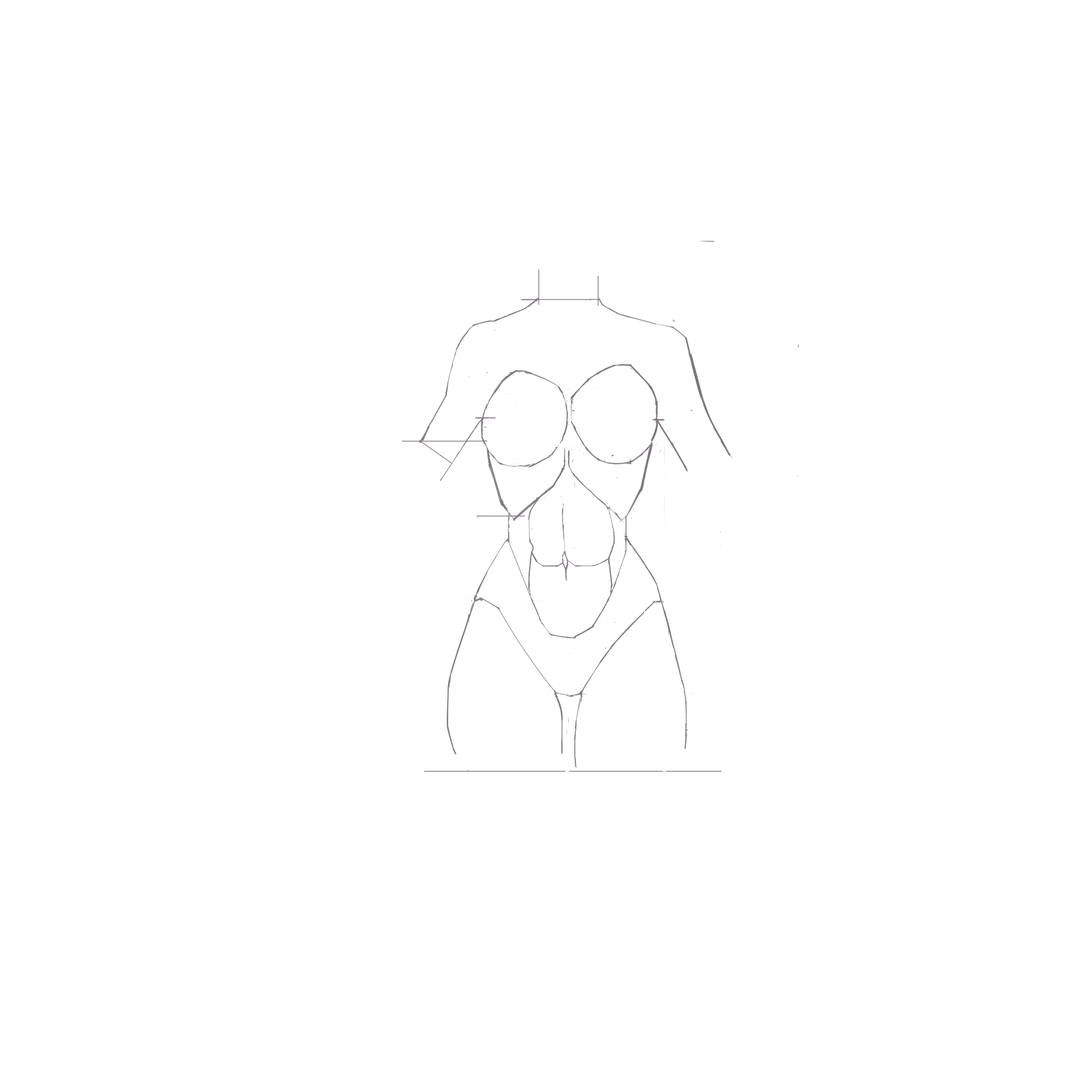
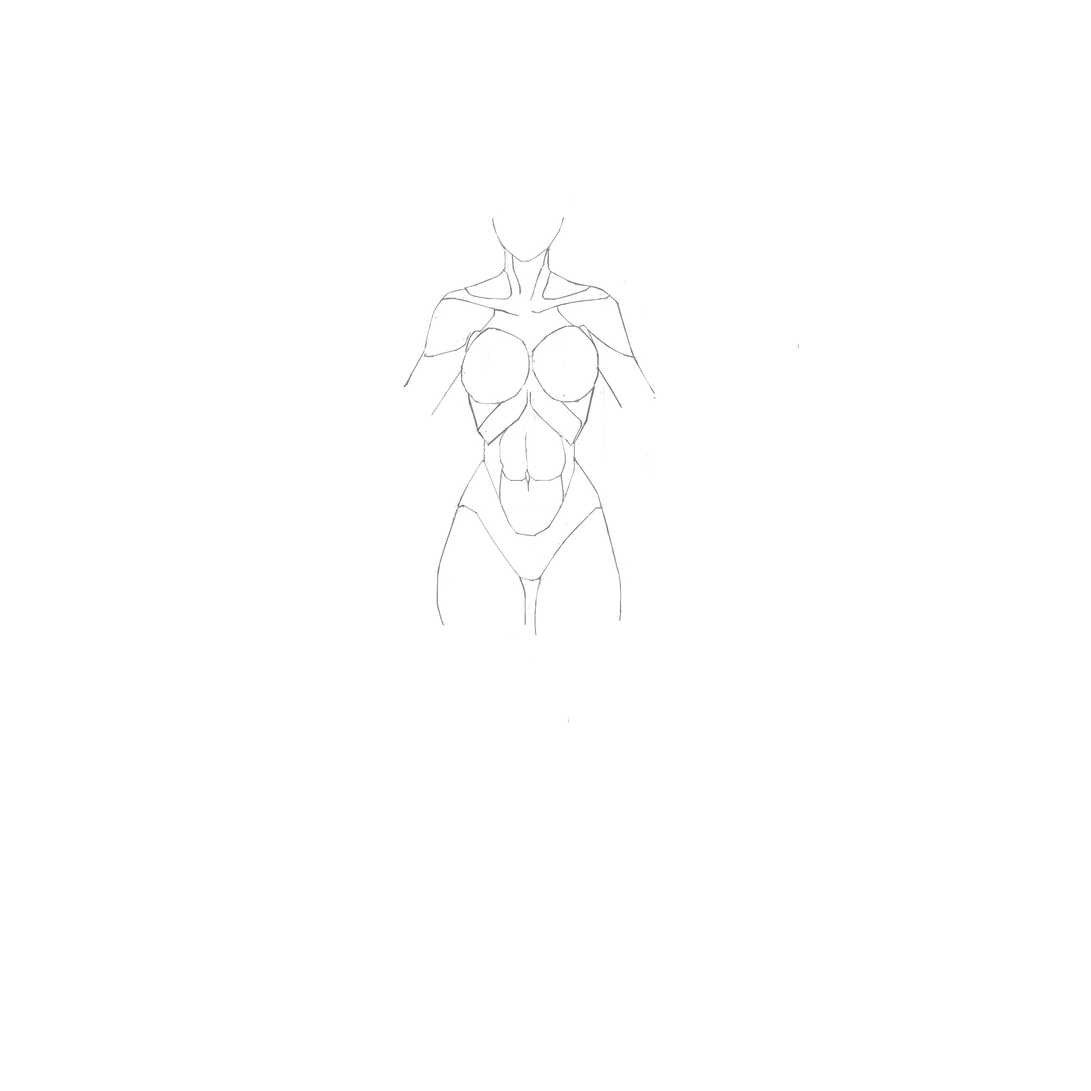
Layer changes from the first 1091 x 1091 image to the second:
renamed "Layer 13" to "Layer 17", painted on it over [403, 197, 657, 659]
removed layer "Layer 12" over [402, 439, 488, 443]
removed layer "Layer 11" over [418, 293, 540, 482]
removed layer "Layer 6" over [538, 269, 540, 306]
removed layer "Layer 5" over [476, 290, 678, 519]
removed layer "Layer 4" over [565, 574, 568, 582]
removed layer "Layer 8" over [671, 326, 734, 460]
removed layer "Layer 2" over [611, 417, 689, 473]
removed layer "Layer 7" over [597, 275, 600, 307]
removed layer "Layer 1" over [423, 309, 799, 798]
painted on "Background" over [696, 240, 715, 243]
